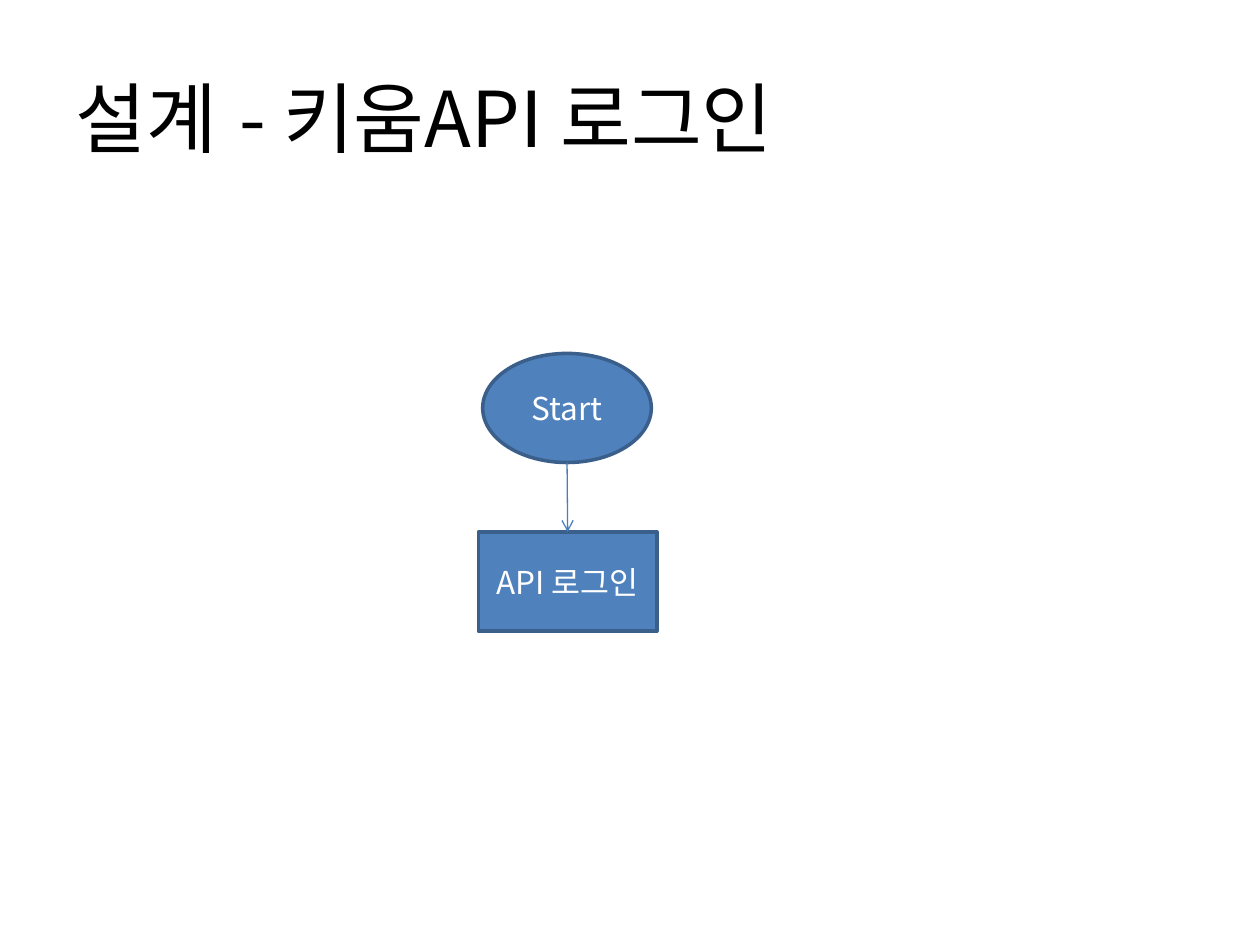
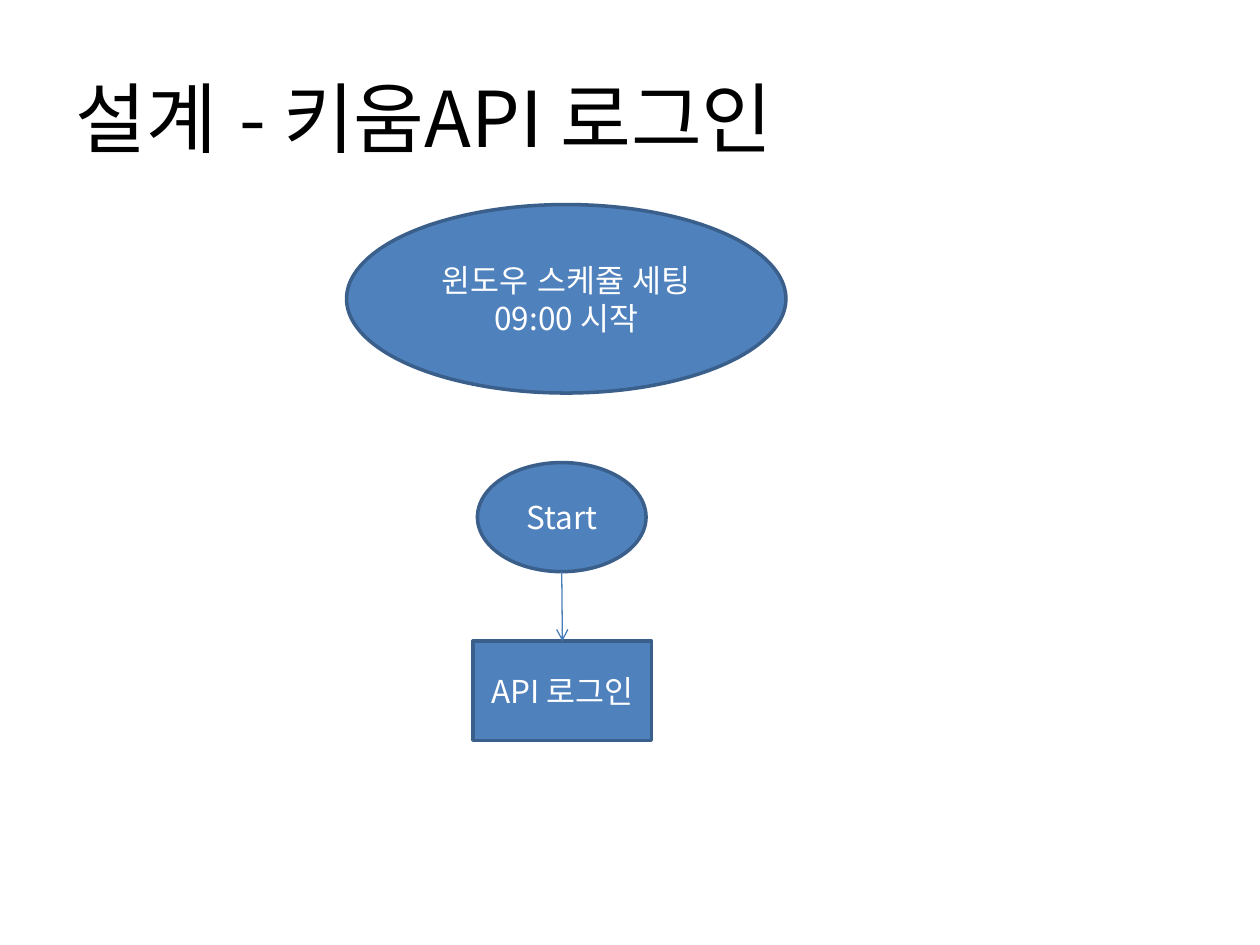
Before and after one commit to dustjd2000/Stock, a slide deck: slide 6 of doc/주식자동매매설계서v1.1.pptx. Drawn at 1260x945 pixels with LibreOffice and Linux fonts; fonts in the diff are those of the drawing. Boxes give left, top, right and bottom in pixels: in the first picture for what was removed or moved away, otherwise in the second. Text is boxed around its words. In the diff, an @@ line names an element or a change of style, - is before the commit and + after.

```diff
--- a/doc/주식자동매매설계서v1.1.pptx
+++ b/doc/주식자동매매설계서v1.1.pptx
@@ ellipse added at <box>346,204,786,393</box>, fill #4F81BD, outline #3A5F8C 2 pt, 18 pt, text #FFFFFF @@
+윈도우 스케쥴 세팅
+09:00 시작
@@ 1 ellipse, 1 rectangle, 1 arrow: place and size @@
-1 ellipse, 1 rectangle, 1 arrow at <box>479,354,658,631</box>
+1 ellipse, 1 rectangle, 1 arrow at <box>472,462,651,741</box>
```
Also in this commit, not shown: 1 other slide changed.
